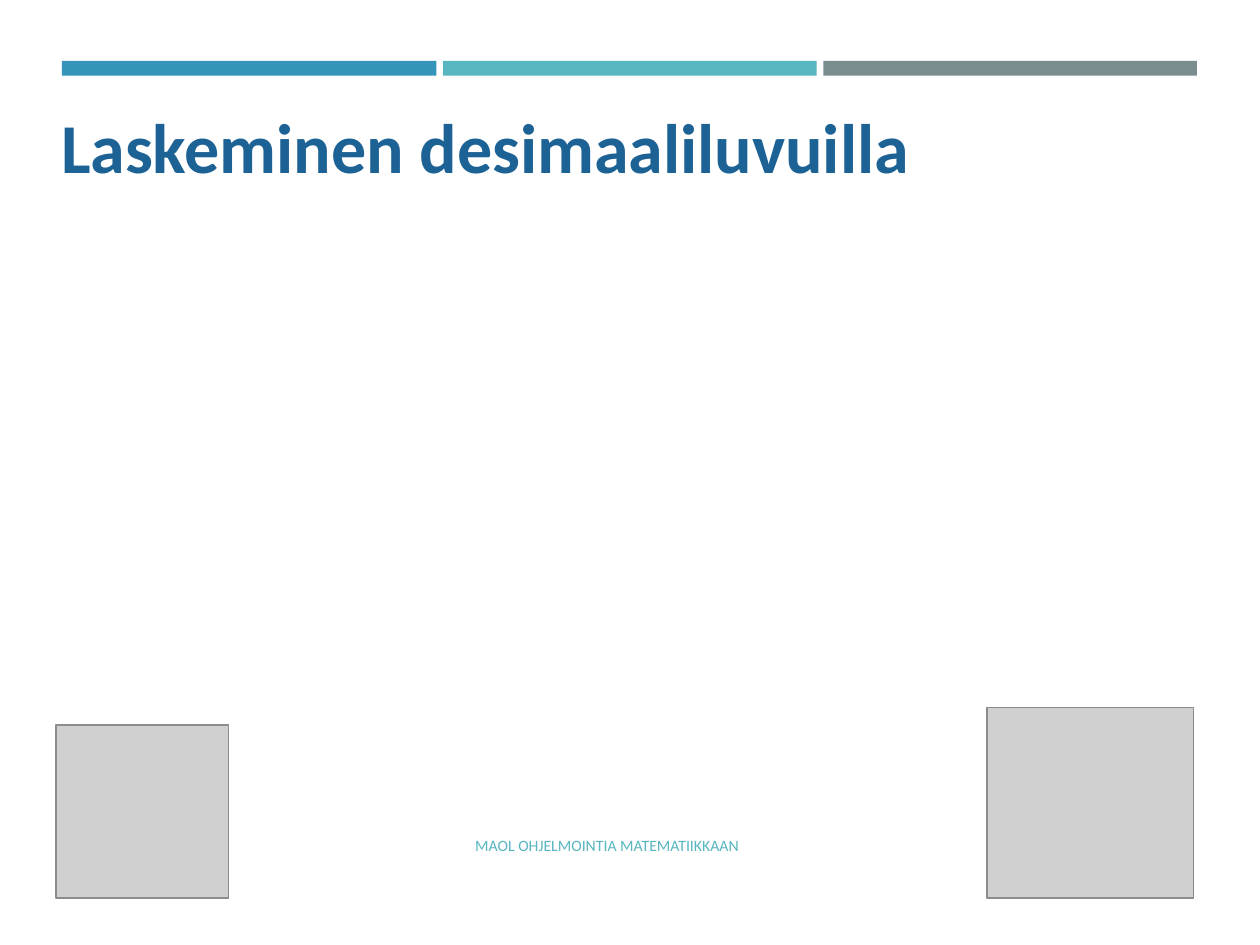
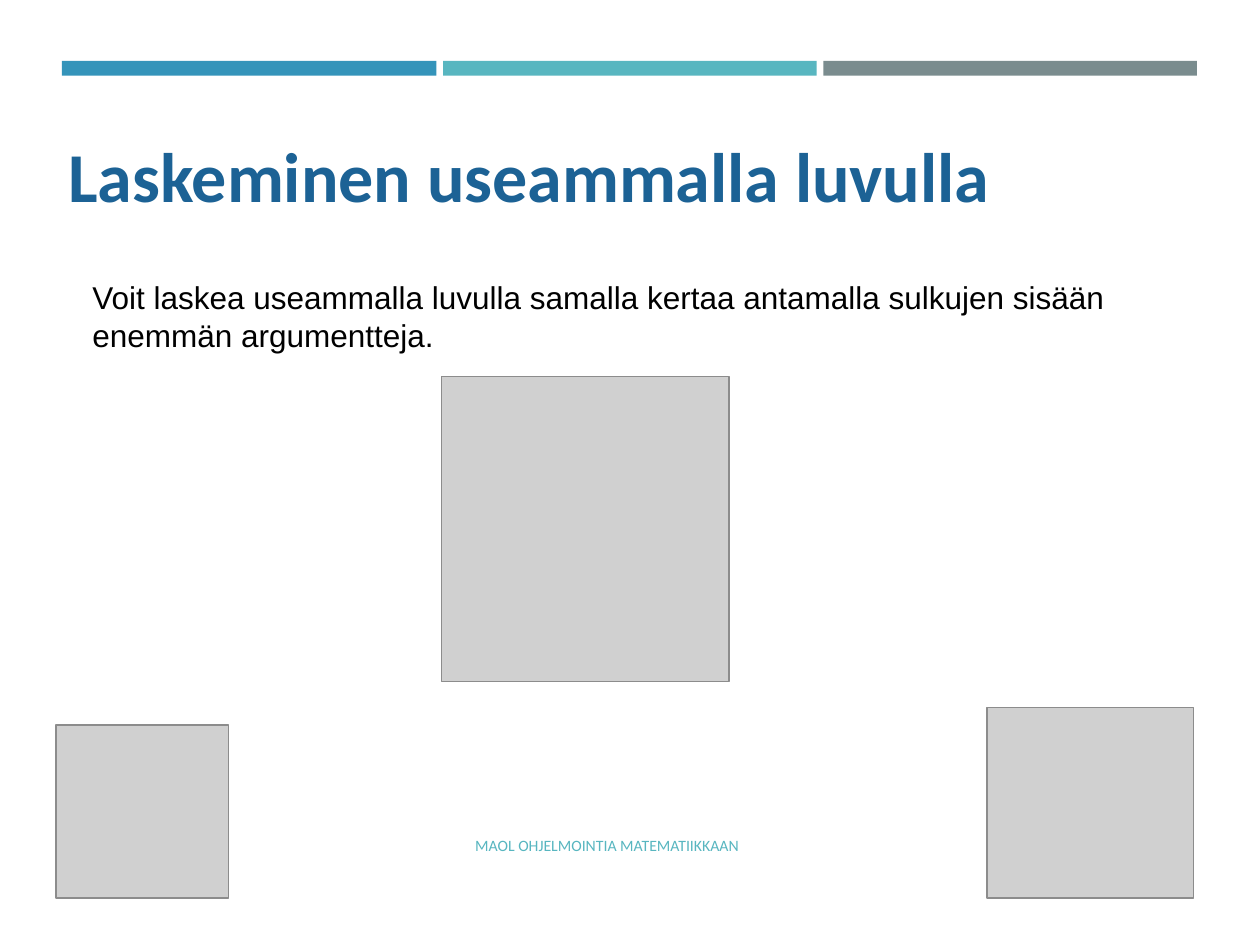
Before and after one commit to tyynetyyne/tyynetyyne.github.io, a slide deck: slide 12 of tehtavat/tiedostot/maol/power_point/Racket-MAOL-5-6-tutustuminen-ohjelmointiymparistoon.pptx (slide 6 before the commit). Drawn at 1260x945 pixels with LibreOffice and Linux fonts; fonts in the diff are those of the drawing; grey boxes stand for pictures. Boxes give left, top, right and bottom in pixels: in the first picture for what was removed or moved away, otherwise in the second. Text is boxed around its words. In the diff, an @@ line names an element or a change of style, - is before the commit and + after.

```diff
--- a/tehtavat/tiedostot/maol/power_point/Racket-MAOL-5-6-tutustuminen-ohjelmointiymparistoon.pptx
+++ b/tehtavat/tiedostot/maol/power_point/Racket-MAOL-5-6-tutustuminen-ohjelmointiymparistoon.pptx
@@ text at (x1=68, y1=153, x2=989, y2=203): text changed @@
-Laskeminen desimaaliluvuilla
+Laskeminen useammalla luvulla
@@ text added at (x1=92, y1=286, x2=1104, y2=353), 18 pt, text #000000 @@
+Voit laskea useammalla luvulla samalla kertaa antamalla sulkujen sisään enemmän argumentteja.
@@ picture added at (x1=441, y1=377, x2=728, y2=682) @@
```
Also in this commit, not shown: 6 other slides changed, 12 slides added, 3 slides removed.
